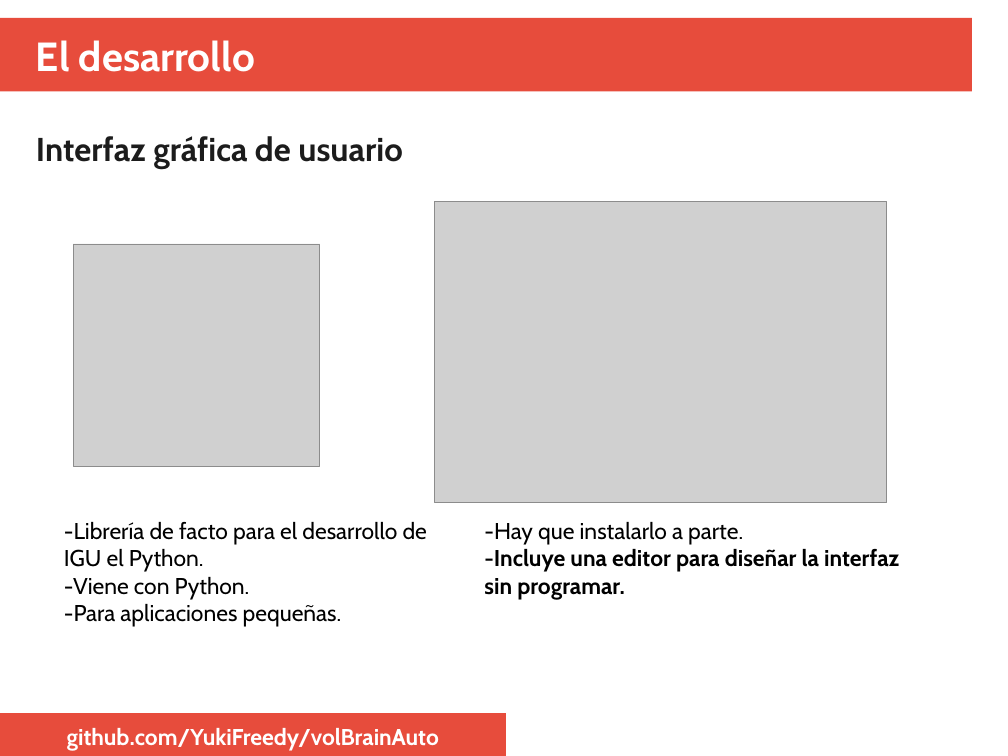
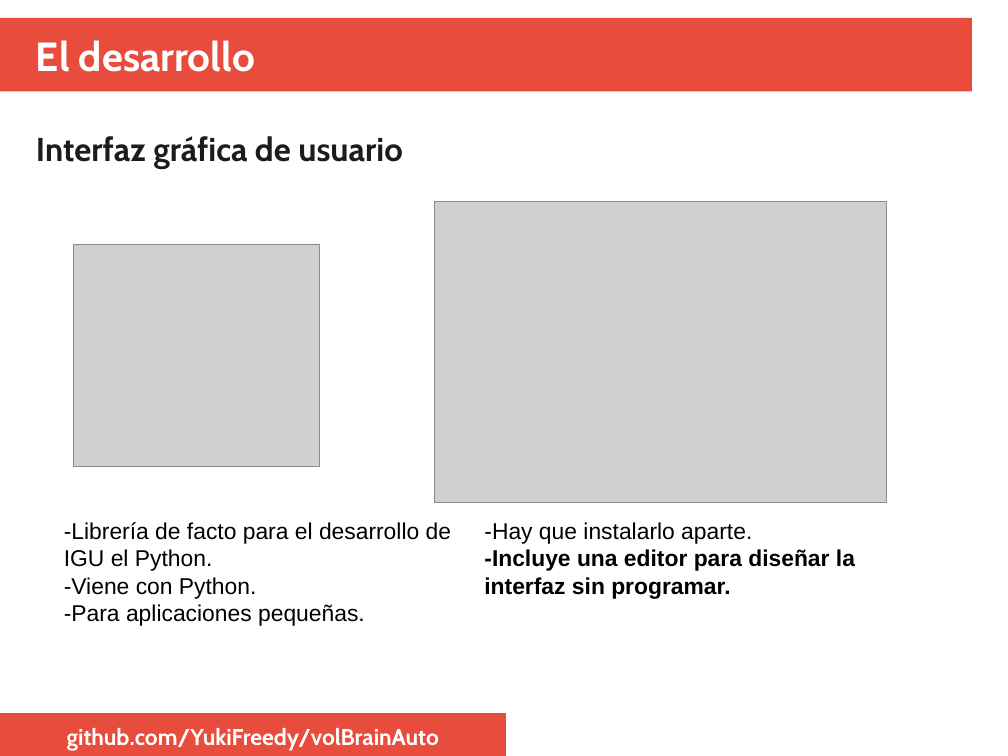
Before and after one commit to YukiFreedy/volBrainAuto, a slide deck: slide 8 of doc/Presentación.odp. Drawn at 1008x756 pixels with LibreOffice and Linux fonts; fonts in the diff are those of the drawing; grey boxes stand for pictures. Boxes give left, top, right and bottom in pixels: in the first picture for what was removed or moved away, otherwise in the second. Text is boxed around its words. In the diff, an @@ line names an element or a change of style, - is before the commit and + after.

Commit message:
Errata

```diff
--- a/doc/Presentación.odp
+++ b/doc/Presentación.odp
@@ text "-Librería de facto para el ..." at (64,522,451,626): font Cabin to Arial @@
@@ text at (484,522,752,544): text changed; font Cabin to Arial @@
--Hay que instalarlo a parte.
+-Hay que instalarlo aparte.
@@ text at (484,549,855,599): font Cabin to Arial in "-Incluye una editor para diseñar la interfaz ..." @@
```
